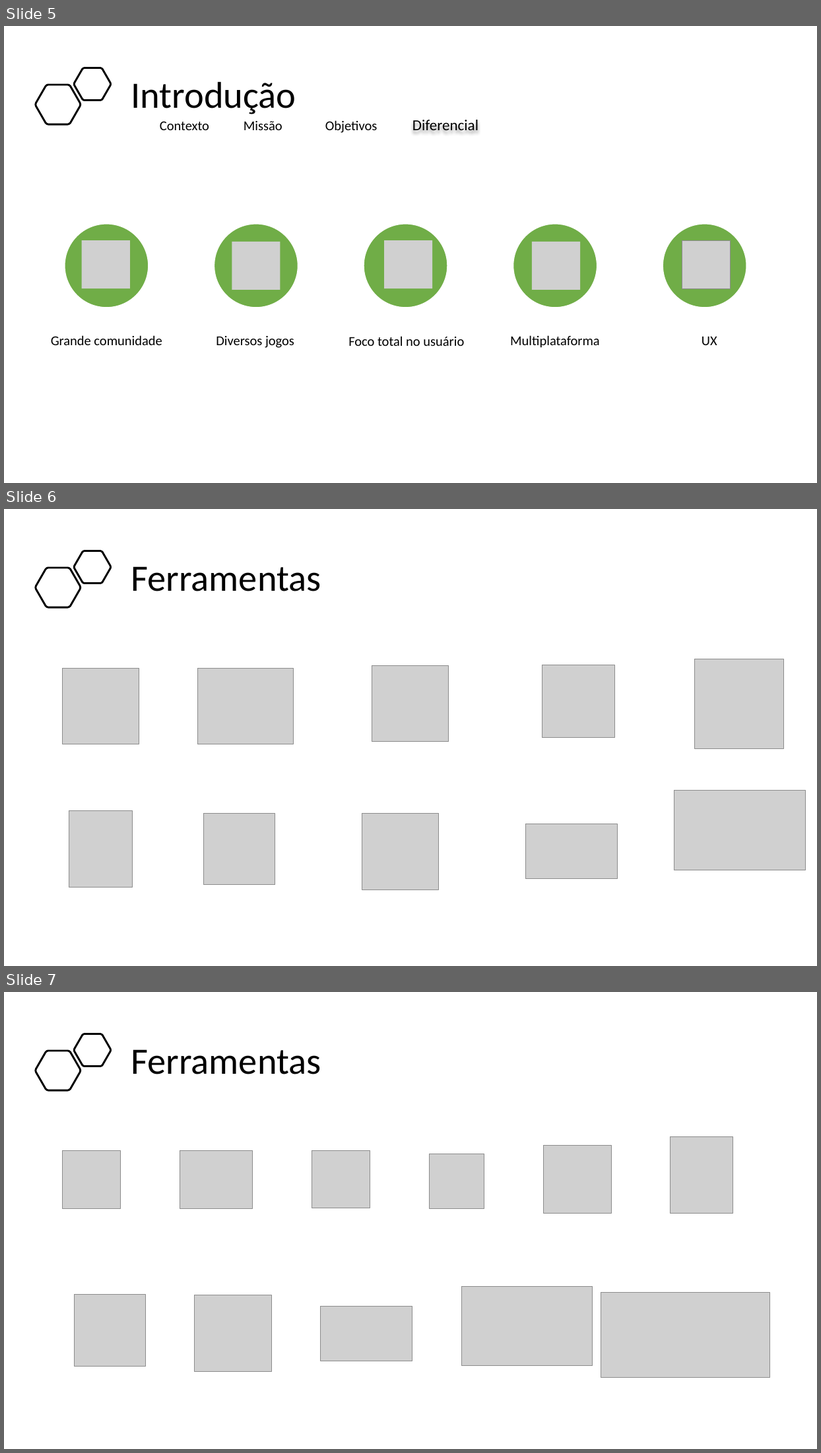
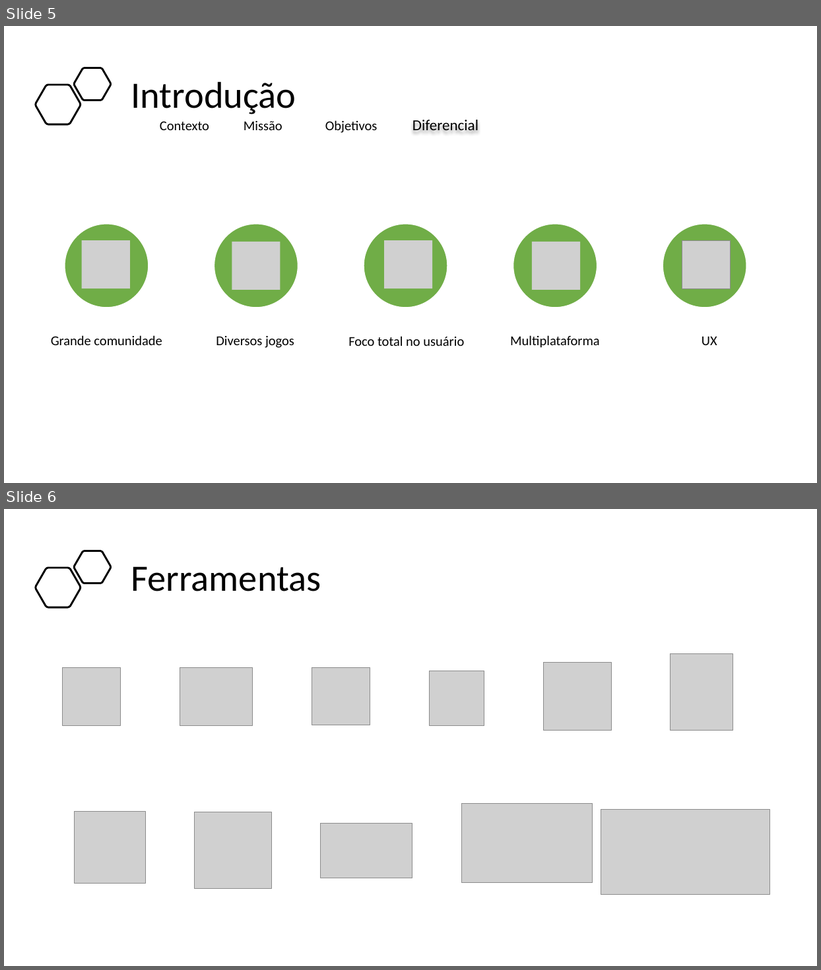
Before and after one commit to BandTec/project-hunter, a slide deck: Documentação/Apresentacao Final - 4 Semestre.pptx. Shown one above the other, each under a label of ours: slides 5, 6 and 7 before the commit, slides 5 and 6 after it. The pictures are 821x1453 and 821x970 pixels, drawn with LibreOffice and Linux fonts; fonts in the diff are those of the drawing; grey boxes stand for pictures. Boxes give left, top, right and bottom in pixels: in the first picture for what was removed or moved away, otherwise in the second. Text is boxed around its words. In the diff, an @@ line names an element or a change of style, - is before the commit and + after.

```diff
--- a/Documentação/Apresentacao Final - 4 Semestre.pptx
+++ b/Documentação/Apresentacao Final - 4 Semestre.pptx
@@ slide 6 removed at box(4, 509, 817, 966), background #FFFFFF @@
@@ freeform shape removed at box(36, 568, 81, 607) @@
@@ freeform shape removed at box(74, 551, 111, 584) @@
@@ title removed at box(131, 566, 321, 591) @@
-Ferramentas
@@ picture removed at box(372, 666, 450, 742) @@
@@ picture removed at box(542, 665, 614, 738) @@
@@ picture removed at box(694, 659, 784, 749) @@
@@ picture removed at box(63, 668, 139, 745) @@
@@ picture removed at box(197, 668, 293, 745) @@
@@ picture removed at box(675, 791, 805, 871) @@
@@ picture removed at box(69, 811, 132, 887) @@
@@ picture removed at box(203, 813, 275, 885) @@
@@ picture removed at box(362, 813, 439, 890) @@
@@ picture removed at box(525, 824, 618, 879) @@
@@ what was slide 7 is now slide 6 @@
```
Also in this commit, not shown: 1 slide changed, 2 other slides removed.
